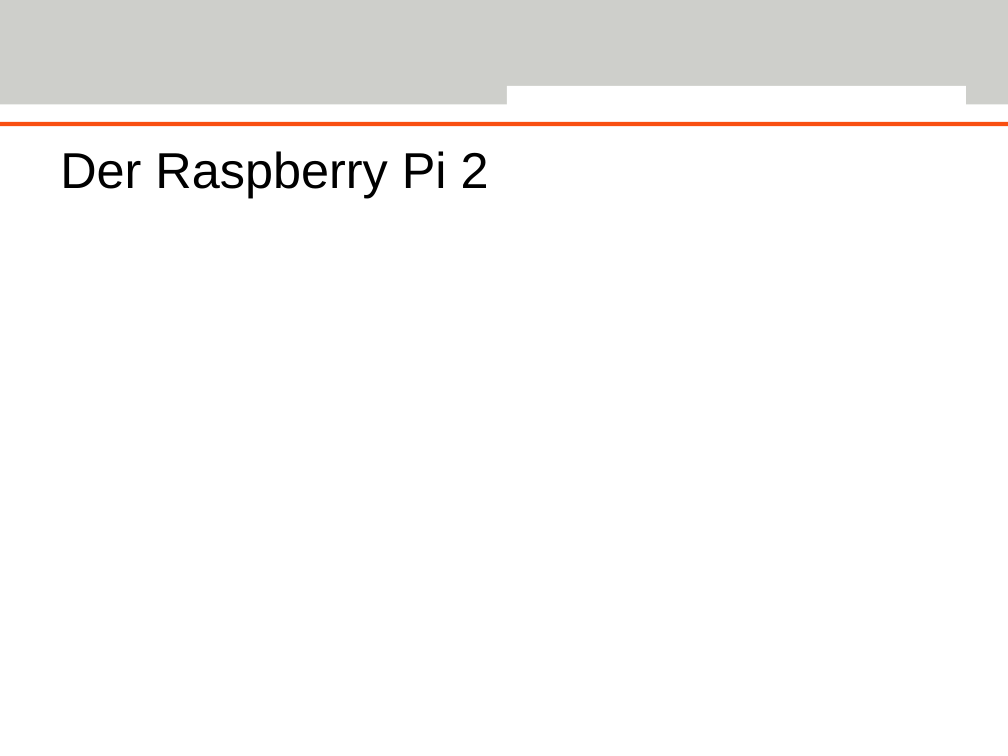
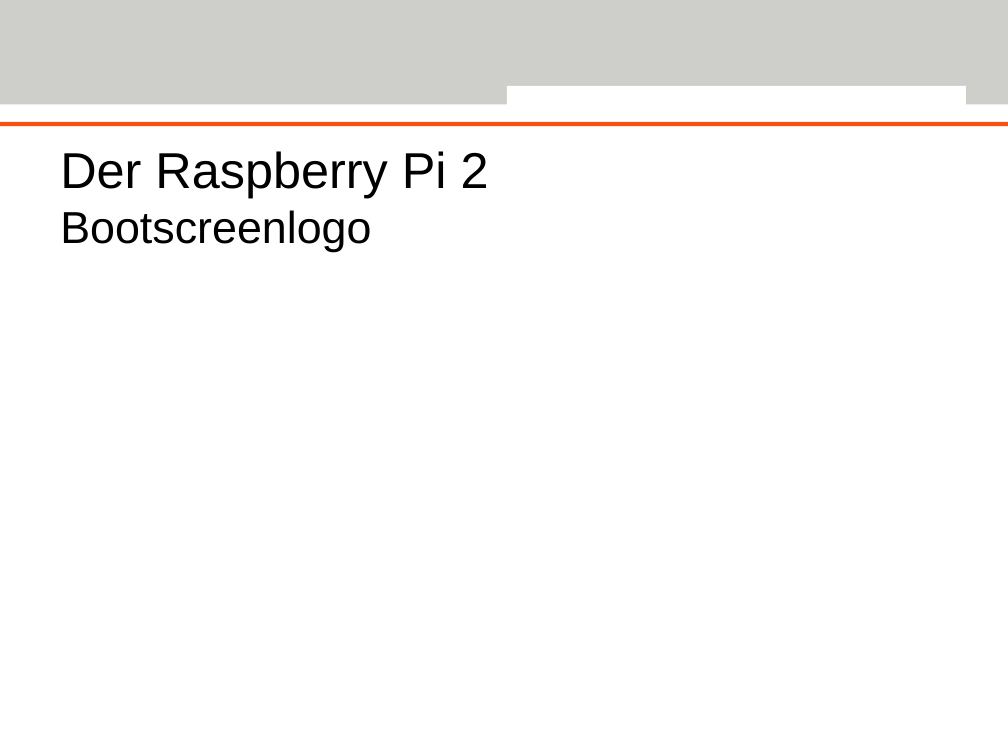
Before and after one commit to Deltachi/Tally_Teamproject, a slide deck: slide 9 of documents/presentation/TallyFinal.pptx (slide 3 before the commit). Drawn at 1008x756 pixels with LibreOffice and Linux fonts; fonts in the diff are those of the drawing; background and template pictures are left out. Boxes give left, top, right and bottom in pixels: in the first picture for what was removed or moved away, otherwise in the second. Text is boxed around its words. In the diff, an @@ line names an element or a change of style, - is before the commit and + after.

```diff
--- a/documents/presentation/TallyFinal.pptx
+++ b/documents/presentation/TallyFinal.pptx
@@ title at box(60, 151, 489, 252): text changed @@
-Der Raspberry Pi 2
+Der Raspberry Pi 2
+Bootscreenlogo
```
Also in this commit, not shown: 9 slides added, 1 slide removed, 2 other files.
